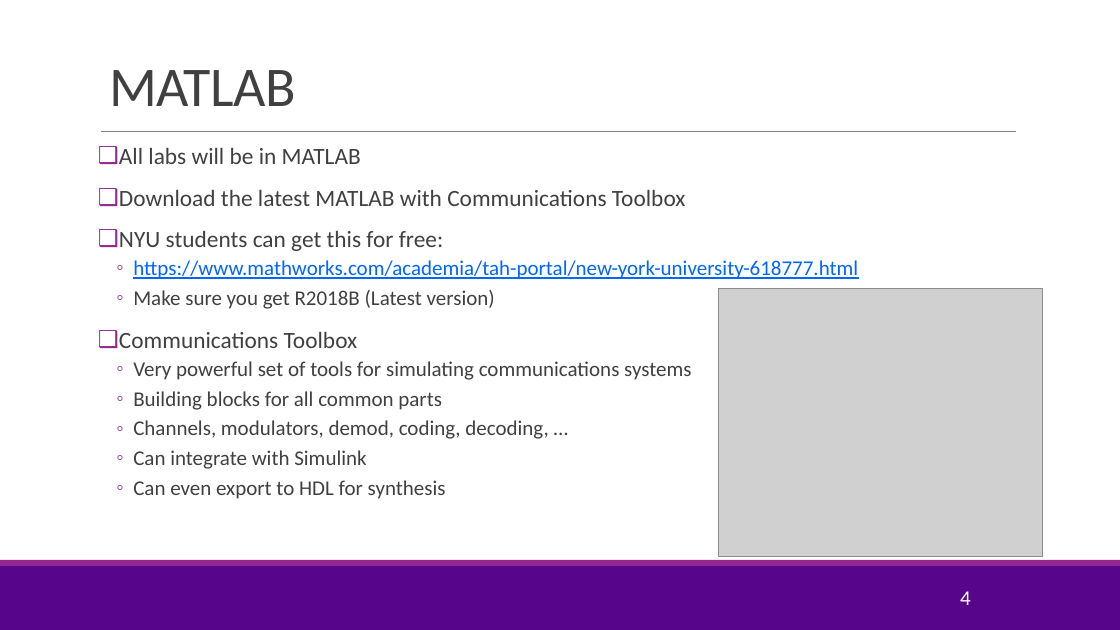
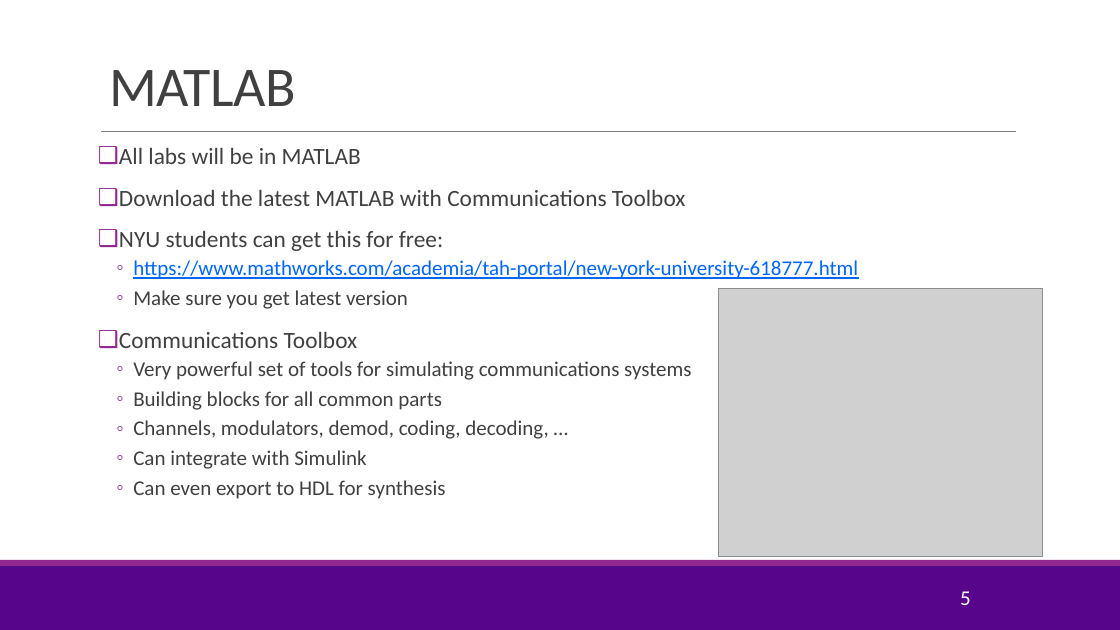
Before and after one commit to sdrangan/digitalcomm, a slide deck: slide 5 of Lectures/CourseAdmin.pptx (slide 4 before the commit). Drawn at 1120x630 pixels with LibreOffice and Linux fonts; fonts in the diff are those of the drawing; grey boxes stand for pictures; background and template pictures are left out. Boxes give left, top, right and bottom in pixels: in the first picture for what was removed or moved away, otherwise in the second. Text is boxed around its words. In the diff, an @@ line names an element or a change of style, - is before the commit and + after.

```diff
--- a/Lectures/CourseAdmin.pptx
+++ b/Lectures/CourseAdmin.pptx
@@ text at bbox=[133, 290, 408, 309]: text changed @@
-  ◦ Make sure you get R2018B (Latest version)
+  ◦ Make sure you get latest version
@@ page number at bbox=[960, 591, 971, 605]: text changed @@
-4
+5
```
Also in this commit, not shown: 8 other slides changed, 3 slides added, 1 slide removed, 4 other files.
